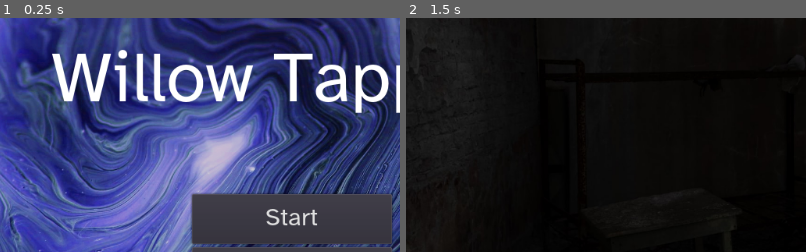
Above: before the commit, frames 1-2 (left to right).
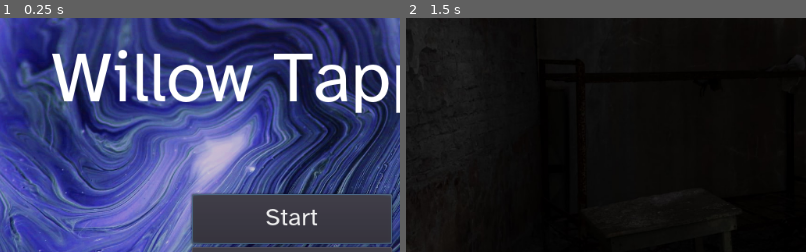
Above: after the commit, the same moments.

Repository: xuvatilavv/WillowTappingGame
Game: Godot game, scene res://ui/MainMenu.tscn
Same seed, same stepped clock (60 frames per second), same inputs: the game is played once before the commit and once after it.
Inputs:
- Up to frame 1 (0.25 s): no input
- Up to frame 2 (1.5 s): click "Start" at 0.5 s; tap Enter (ui_accept) at 1.25 s
The pictures show only the part of the screen within x 14-64%, y 21-71%; the shares and areas given below are measured in that part.

The runs differ from the first frame. In frame 1, 0.5% of the frame differs, in the area x 48-98%, y 75-97%; in frame 2, nothing differs.

Commit message:
Set menu focus for gamepad support

Diff:
--- a/ui/MainMenu.gd
+++ b/ui/MainMenu.gd
@@ -1,4 +1,8 @@
 extends Control
+
+
+func _ready():
+	$CenterContainer2/VBoxContainer/StartButton.grab_focus()
 
 
 func _on_StartButton_pressed():
